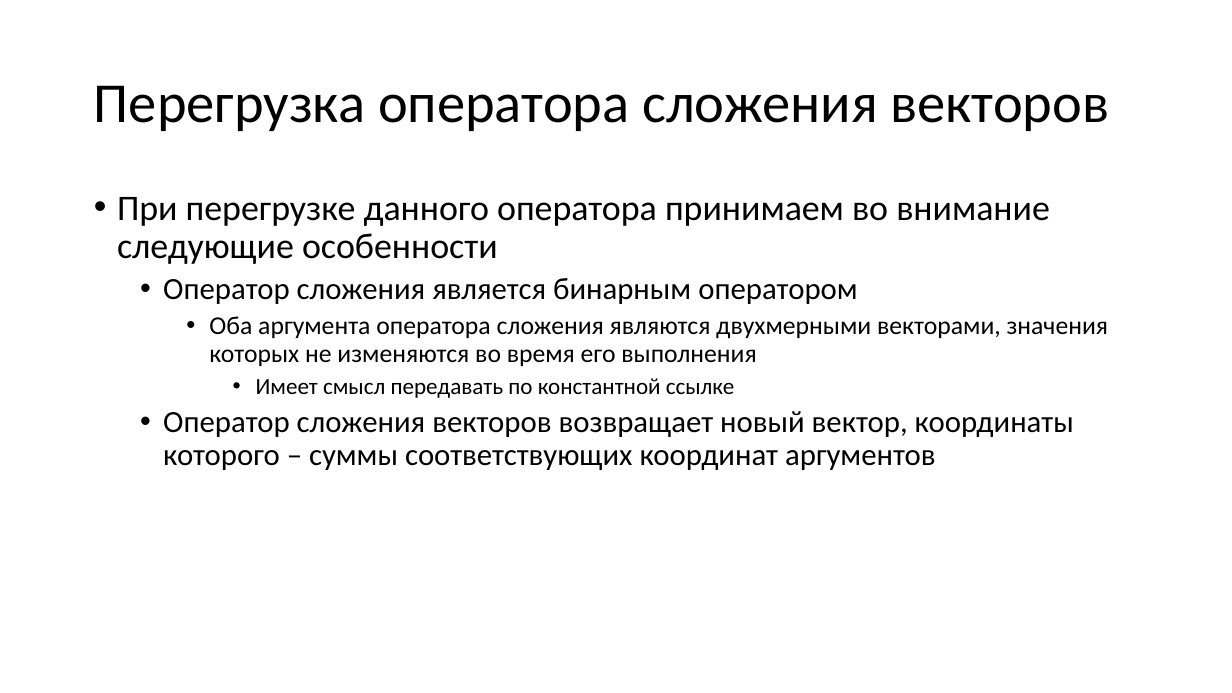
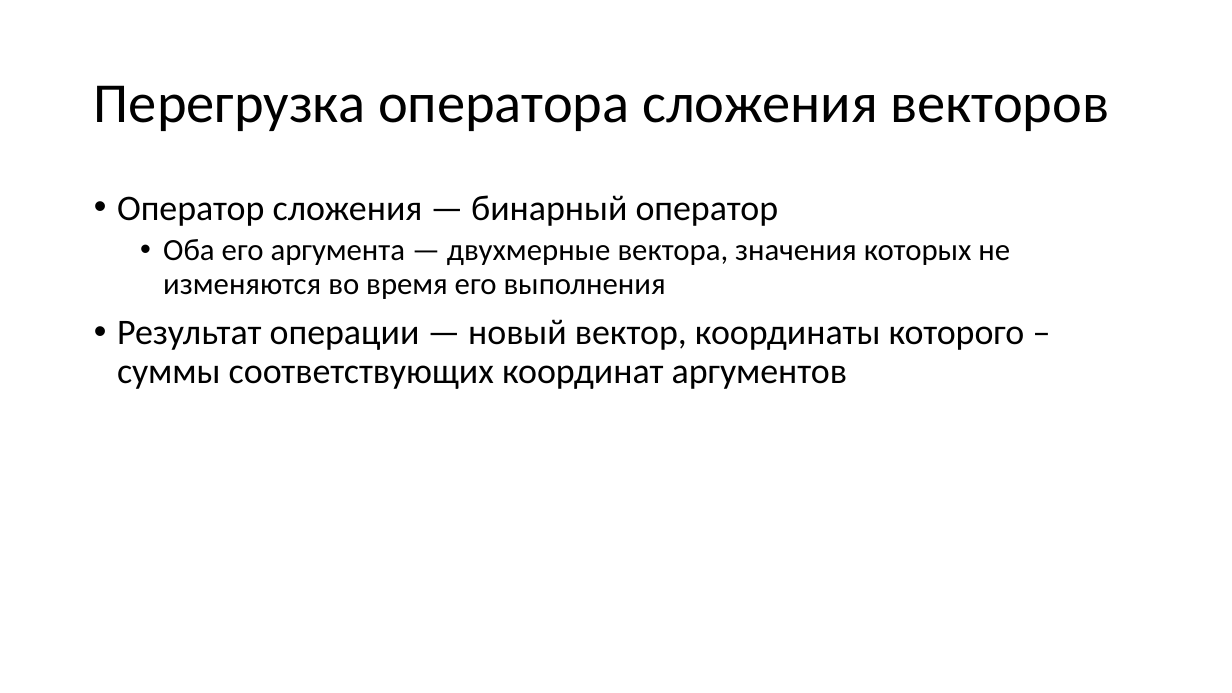
Before and after one commit to alexey-malov/oop, a slide deck: slide 15 of lectures/04/Дружественные функции и классы. Перегрузка операций.pptx (slide 13 before the commit). Drawn at 1232x693 pixels with LibreOffice and Linux fonts; fonts in the diff are those of the drawing. Boxes give left, top, right and bottom in pixels: in the first picture for what was removed or moved away, otherwise in the second. Text is boxed around its words. In the diff, an @@ line names an element or a change of style, - is before the commit and + after.

Commit message:
Обновлены вопросы к экзамену и лекция по перегрузке операций

```diff
--- a/lectures/04/Дружественные функции и классы. Перегрузка операций.pptx
+++ b/lectures/04/Дружественные функции и классы. Перегрузка операций.pptx
@@ text at [117, 195, 1025, 389]: text changed; size 24 to 28 pt @@
-• При перегрузке данного оператора принимаем во внимание следующие особенности
-  • Оператор сложения является бинарным оператором
-    • Оба аргумента оператора сложения являются двухмерными векторами, значения которых не изменяются во время его выполнения
-      • Имеет смысл передавать по константной ссылке
-  • Оператор сложения векторов возвращает новый вектор, координаты которого – суммы соответствующих координат аргументов
+• Оператор сложения — бинарный оператор
+  • Оба его аргумента — двухмерные вектора, значения которых не изменяются во время его выполнения
+• Результат операции — новый вектор, координаты которого – суммы соответствующих координат аргументов
```
Also in this commit, not shown: 3 other slides changed, 4 slides added, 1 slide removed, 1 other file.
